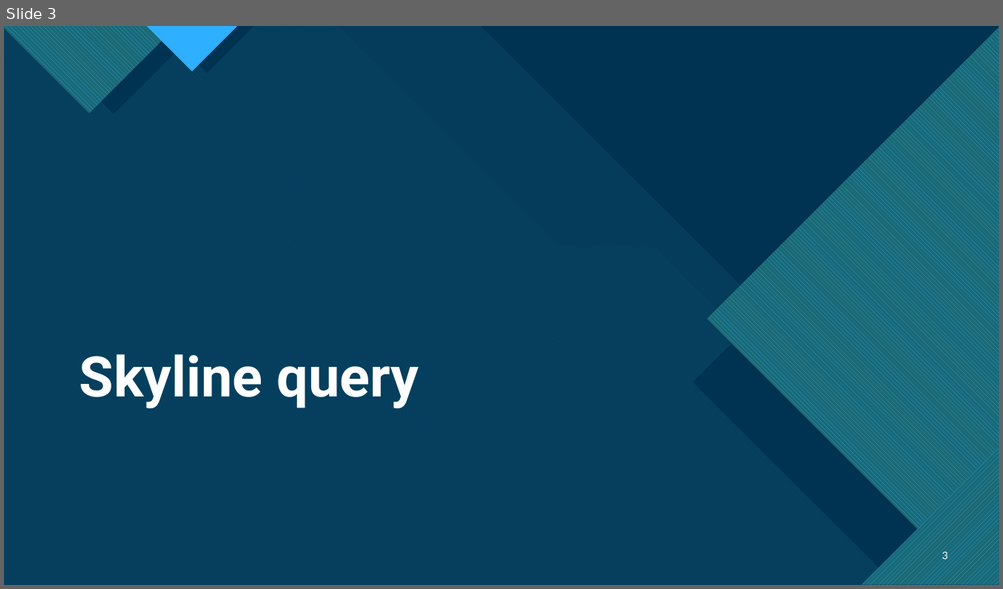
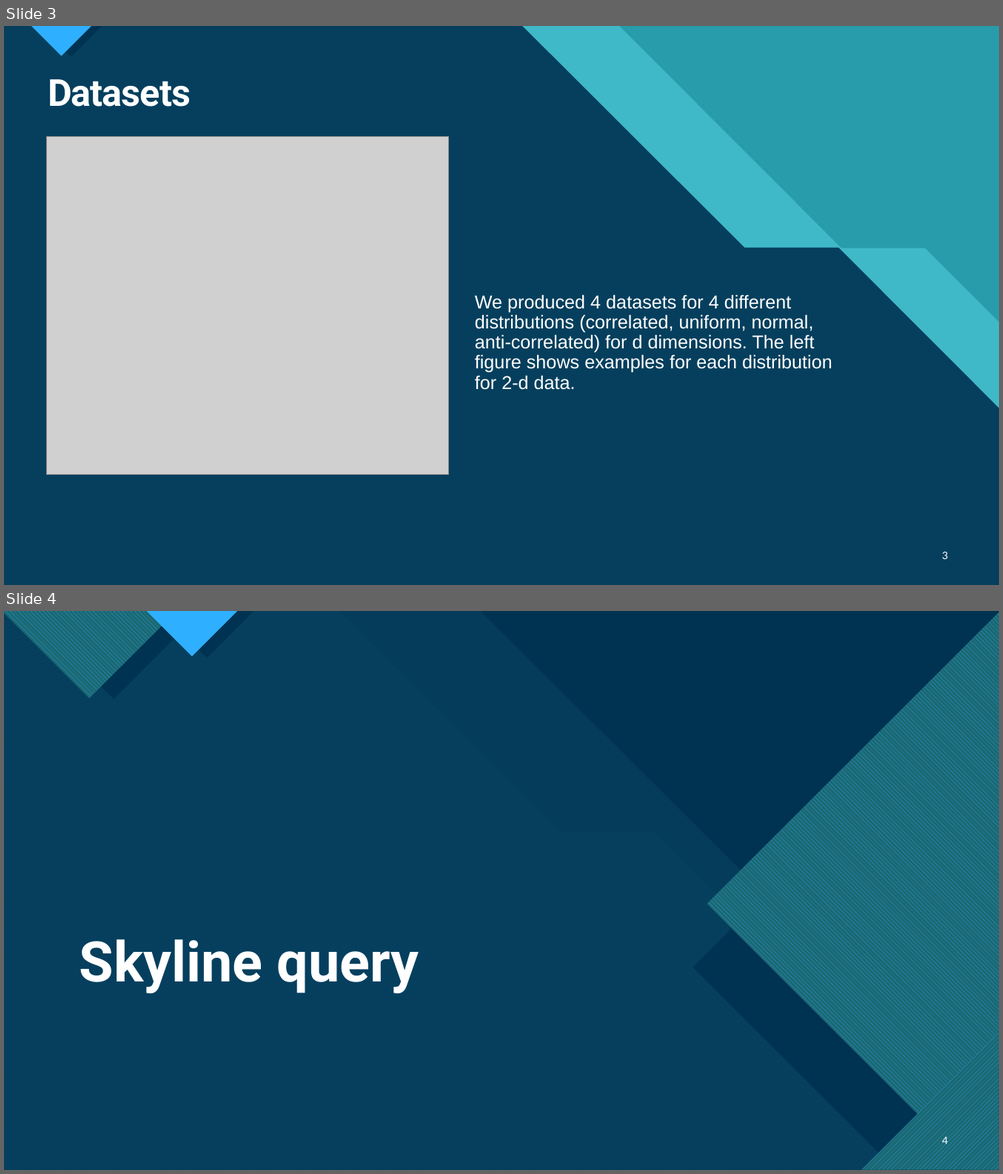
Before and after one commit to MnAppsNet/DominanceQueries, a slide deck: report_presentation.pptx. Shown one above the other, each under a label of ours: slide 3 before the commit, slides 3 and 4 after it. The pictures are 1003x589 and 1003x1174 pixels, drawn with LibreOffice and Linux fonts; fonts in the diff are those of the drawing; grey boxes stand for pictures; background and template pictures are left out; a plain dark background stands for a picture behind light text. Boxes give left, top, right and bottom in pixels: in the first picture for what was removed or moved away, otherwise in the second. Text is boxed around its words. In the diff, an @@ line names an element or a change of style, - is before the commit and + after.

```diff
--- a/report_presentation.pptx
+++ b/report_presentation.pptx
@@ slide 3 added at (4, 26, 999, 585), background picture (left out); not listed: 11 template elements that a slide beside it also shows @@
@@ rectangle added at (4, 26, 999, 585), fill #299CAB @@
@@ rectangle added at (4, 26, 999, 585), fill #299CAB @@
@@ freeform shape added at (4, 26, 999, 585), fill #47C3D3 at 74% opacity @@
@@ title added at (48, 79, 190, 107), 36 pt, text #FFFFFF, bold @@
+Datasets
@@ picture added at (46, 136, 449, 475) @@
@@ text added at (475, 295, 832, 390), 18 pt, text #FFFFFF @@
+We produced 4 datasets for 4 different distributions (correlated, uniform, normal, anti-correlated) for d dimensions. The left figure shows examples for each distribution for 2-d data.
@@ page number added at (942, 552, 948, 560), 10 pt, text #FFFFFF @@
+3
@@ what was slide 3 is now slide 4 @@
@@ page number at (942, 1137, 948, 1147): text changed @@
-3
+4
```
Also in this commit, not shown: 7 slides changed, 1 other slide added.
